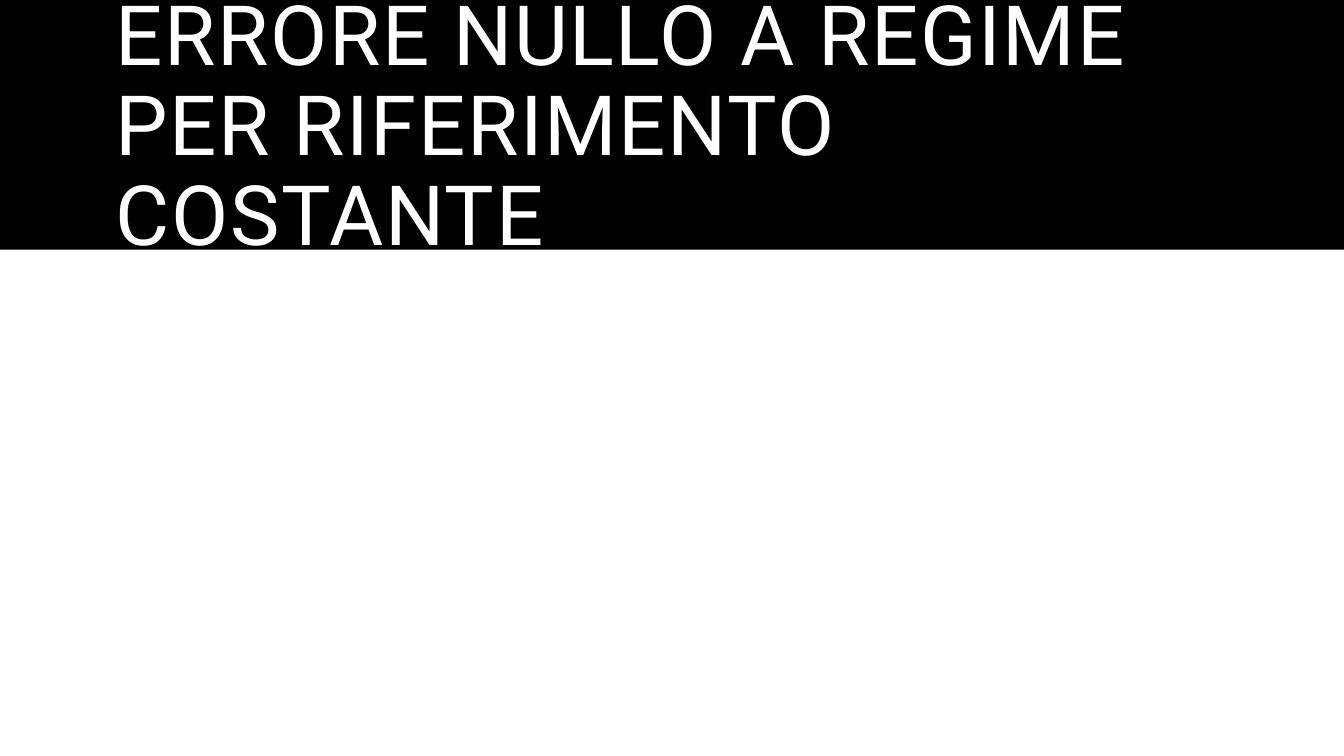
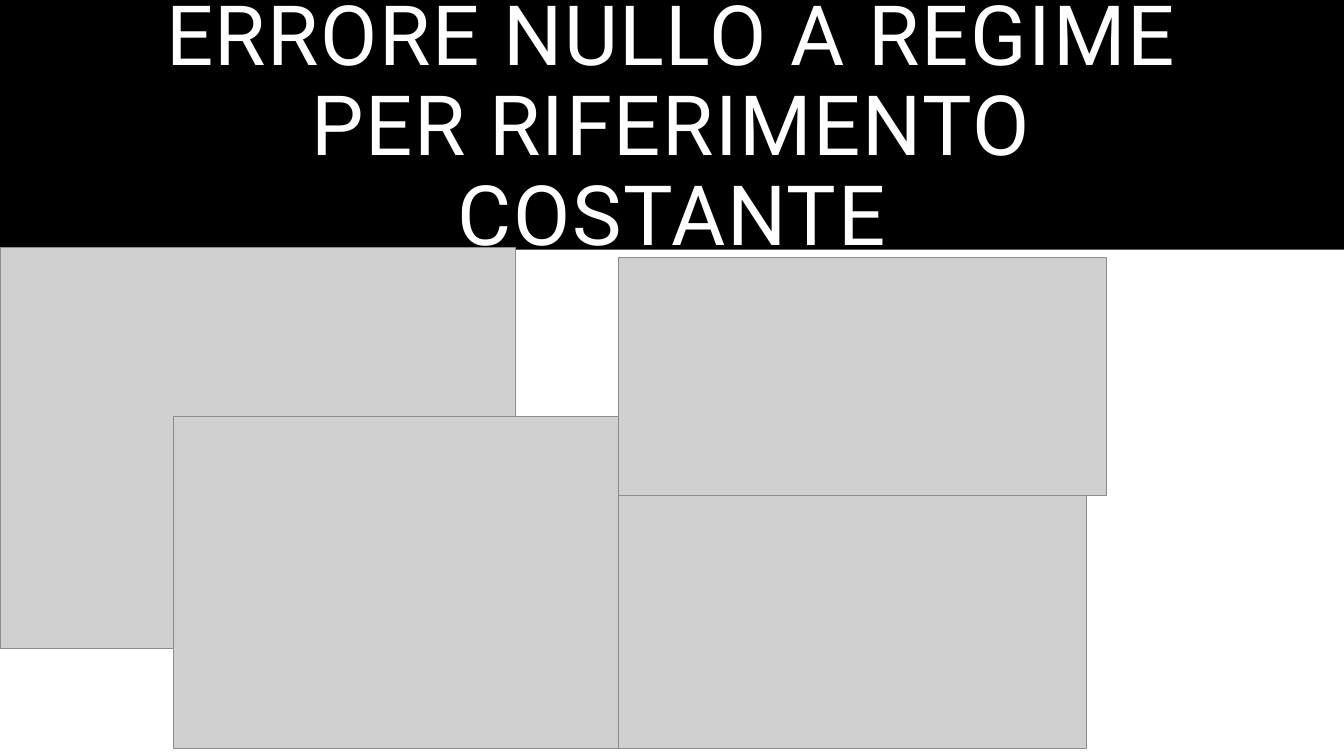
Before and after one commit to AltFed/ARL, a slide deck: slide 6 of CA.pptx (slide 8 before the commit). Drawn at 1344x756 pixels with LibreOffice and Linux fonts; fonts in the diff are those of the drawing; grey boxes stand for pictures. Boxes give left, top, right and bottom in pixels: in the first picture for what was removed or moved away, otherwise in the second. Text is boxed around its words. In the diff, an @@ line names an element or a change of style, - is before the commit and + after.

```diff
--- a/CA.pptx
+++ b/CA.pptx
@@ title "ERRORE NULLO A REGIME PER ..." at [166, 5, 1175, 265]: alignment left to centre @@
@@ picture added at [0, 248, 515, 649] @@
@@ picture added at [619, 258, 1107, 496] @@
@@ picture added at [174, 416, 619, 749] @@
@@ picture added at [619, 496, 1086, 749] @@
```
Also in this commit, not shown: 8 other slides changed, 1 slide added, 4 slides removed, 2 other files.
